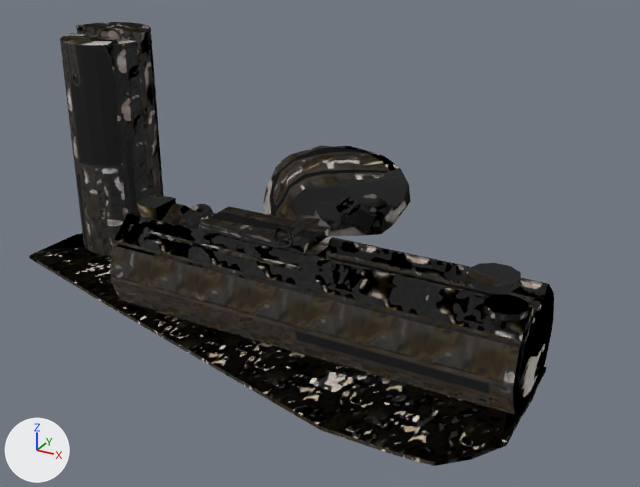
Renders of the glTF model godot/project/assets/forest_rescue/props/lf_mechanism_trail_cache.glb from each side of a commit.
The view is the same before and after, from a 50 mm lens placed at (3.04, -5.52, 3.62), pointed at (-0.29, 0.53, 0.59). The axes (+X, +Y, +Z) are drawn at lower left. The lights are the same throughout. The first picture is the older version. Objects named as collision shapes, trigger or cutter boxes, shadow casters or lower levels of detail are left out. Where no turn or scale is listed for an object, it has been applied to the vertices. Vertices at exactly the same position are counted once.

The first picture shows 'lf_mechanism_trail_cache_LOD0', 'lf_mechanism_trail_cache_cache_lid_LOD0', 'lf_mechanism_trail_cache_mark_landmark_a_LOD0', 'lf_mechanism_trail_cache_mark_landmark_b_LOD0'.
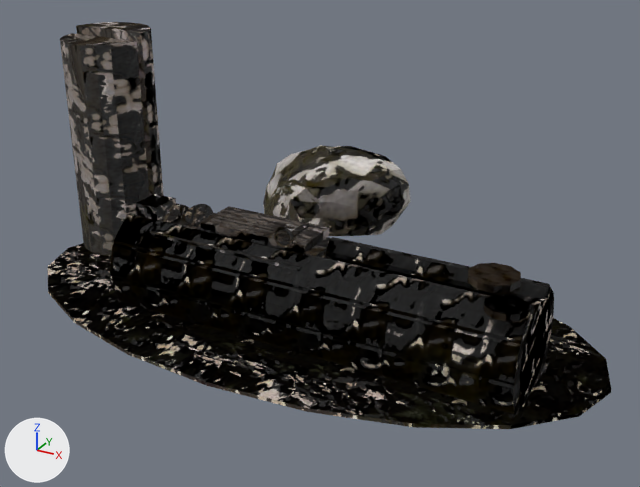
The change, as a diff of the scene's bpy script:
```diff
--- a/godot/project/assets/forest_rescue/props/lf_mechanism_trail_cache.glb.py
+++ b/godot/project/assets/forest_rescue/props/lf_mechanism_trail_cache.glb.py
@@ me_lf_mechanism_trail_cache_cache_lid_lod0 @@
 me_lf_mechanism_trail_cache_cache_lid_lod0.from_pydata(...)  # 87 vertices, 148 faces; spans x -0.479..0.479, y -0.214..0.203, z 0.0..0.184
 # used by ob_lf_mechanism_trail_cache_cache_lid_lod0; location = (-0.502, 0.0, 0.84)
+# me_lf_mechanism_trail_cache_cache_lid_lod0 part 1: texture (UV) coordinates of 148 of 148 faces, centred in x -0.479..0.479, y -0.211..0.203, z 0.0..0.182, changed; they spanned u 0.18..0.96, v 0.31..1.0 and now span u 0.24..1.0, v 0.29..0.98
 me_lf_mechanism_trail_cache_cache_lid_lod0.materials.append(mat_lf_mechanism_trail_cache_mat)
@@ me_lf_mechanism_trail_cache_lod0 @@
 # used by ob_lf_mechanism_trail_cache_lod0; location = (0.0, 0.0, 0.0)
-me_lf_mechanism_trail_cache_lod0.from_pydata(...)  # 374 vertices, 657 faces; spans x -3.25..1.77, y -1.09..1.19, z -0.08..1.07
+me_lf_mechanism_trail_cache_lod0.from_pydata(...)  # 388 vertices, 678 faces; spans x -3.04..2.24, y -1.0..1.7, z -0.08..1.07
+# me_lf_mechanism_trail_cache_lod0 part 2: the loose piece of 26 vertices spanning x -3.25..1.77, y -1.09..1.19, z 0.0..0.03 is rebuilt with 40 vertices and now spans x -3.04..2.24, y -1.0..1.7, z 0.0..0.03
+# me_lf_mechanism_trail_cache_lod0 part 3: 620 kept faces spanning x -1.74..1.74, y -0.49..0.49, z -0.08..1.07 get new texture (UV) coordinates
 me_lf_mechanism_trail_cache_lod0.materials.append(mat_lf_mechanism_trail_cache_mat)
@@ me_lf_mechanism_trail_cache_mark_landmark_a_lod0 @@
 me_lf_mechanism_trail_cache_mark_landmark_a_lod0.from_pydata(...)  # 40 vertices, 72 faces; spans x -0.39..0.39, y -0.42..0.42, z 0.0..2.13
 # used by ob_lf_mechanism_trail_cache_mark_landmark_a_lod0; location = (-2.699, 0.804, 0.0)
+# me_lf_mechanism_trail_cache_mark_landmark_a_lod0 part 4: texture (UV) coordinates of 72 of 72 faces, centred in x -0.38..0.38, y -0.42..0.42, z 0.0..2.13, changed; they spanned u 0.0..0.78, v 0.41..0.89 and now span u 0.0..0.89, v 0.0..0.89
 me_lf_mechanism_trail_cache_mark_landmark_a_lod0.materials.append(mat_lf_mechanism_trail_cache_mat)
@@ me_lf_mechanism_trail_cache_mark_landmark_b_lod0 @@
 me_lf_mechanism_trail_cache_mark_landmark_b_lod0.from_pydata(...)  # 162 vertices, 320 faces; spans x -0.81..0.75, y -0.54..0.57, z 0.25..0.98
 # used by ob_lf_mechanism_trail_cache_mark_landmark_b_lod0; location = (-0.809, 1.772, 0.0)
+# me_lf_mechanism_trail_cache_mark_landmark_b_lod0 part 5: texture (UV) coordinates of 320 of 320 faces, centred in x -0.79..0.74, y -0.54..0.55, z 0.25..0.97, changed; they spanned u 0.09..0.97, v 0.07..0.91 and now span u 0.24..0.96, v 0.23..0.98
 me_lf_mechanism_trail_cache_mark_landmark_b_lod0.materials.append(mat_lf_mechanism_trail_cache_mat)
```

Changed parts and their boxes (x1, y1, x2, y2) in the pictures (640 x 487 px):
'lf_mechanism_trail_cache_LOD0', reshaped (7% wider, 14% shorter)
    before: (29, 194, 554, 466)
    after: (48, 194, 611, 429)
part 1 of me_lf_mechanism_trail_cache_cache_lid_lod0, surface changed
    both: (200, 206, 329, 254)
part 2 of me_lf_mechanism_trail_cache_lod0, rebuilt (9% wider, 20% shorter)
    before: (29, 233, 546, 466)
    after: (48, 243, 611, 429)
part 3 of me_lf_mechanism_trail_cache_lod0, surface changed
    both: (110, 194, 554, 415)
part 4 of me_lf_mechanism_trail_cache_mark_landmark_a_lod0, surface changed
    both: (60, 22, 164, 255)
part 5 of me_lf_mechanism_trail_cache_mark_landmark_b_lod0, surface changed
    both: (263, 145, 410, 236)
